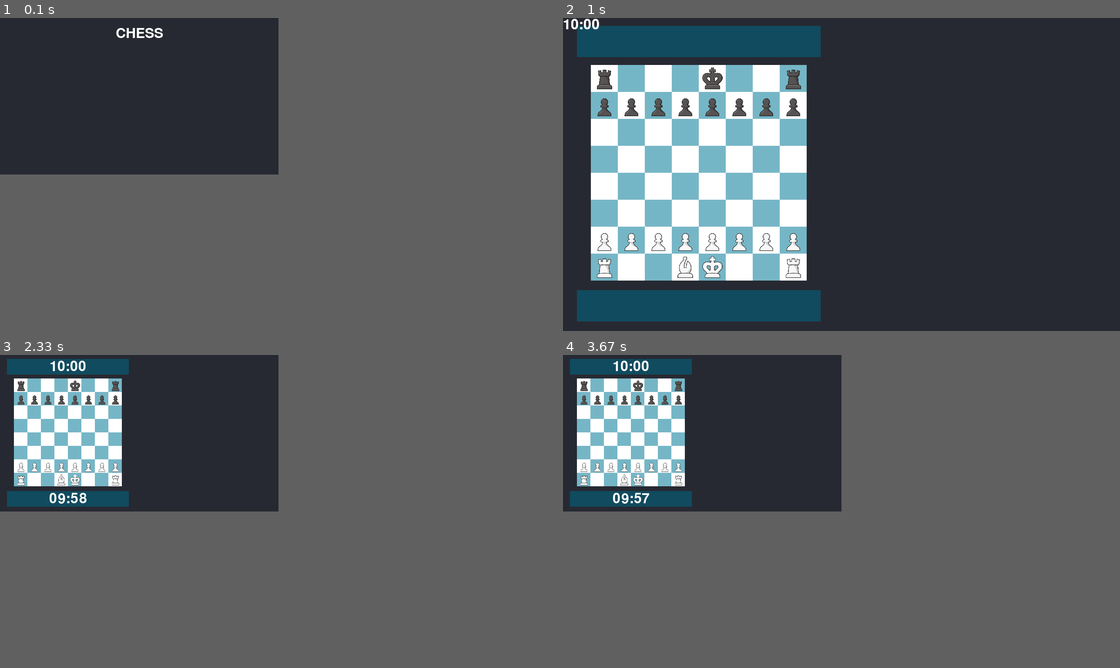
Above: before the commit, frames 1-4 (two rows, left to right).
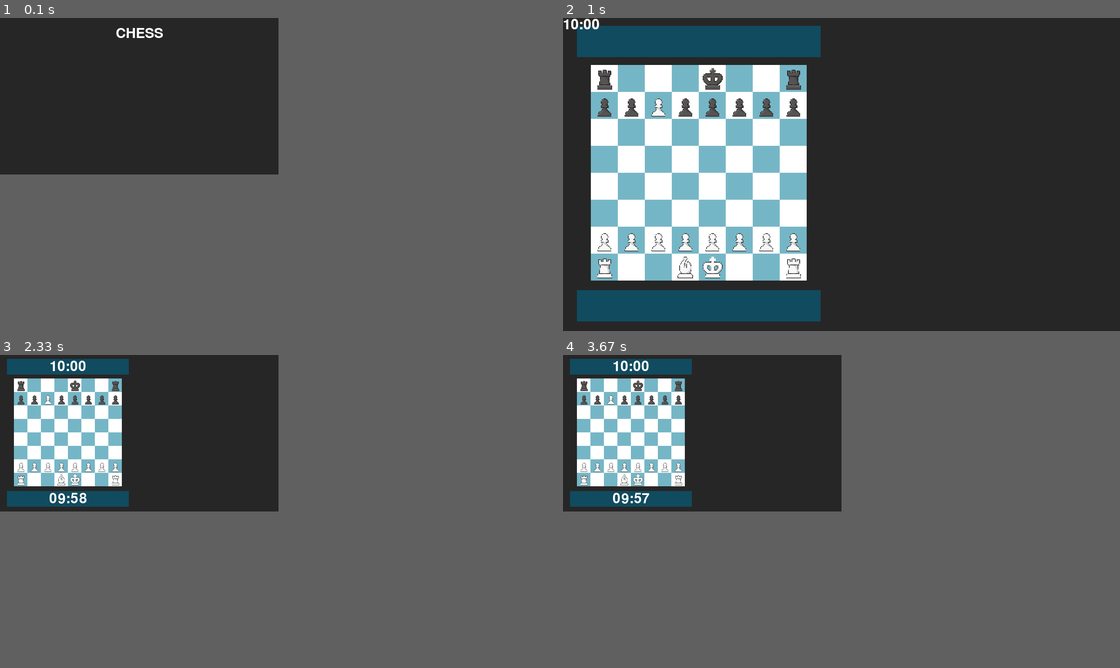
Above: after the commit, the same moments.

Repository: ElliotBDC/Project---1---Chess
Game: pygame game, started from main.py
Two runs of this game, one before a commit and one after it. Both use one fixed random seed, a clock stepped at 60 frames per second and the inputs below.
Inputs (mouse positions are in pixels of both pictures, inside the frame that each line leads up to):
- Up to frame 1 (0.1 s): no input
- Up to frame 2 (1 s): press the mouse at (702, 105) at 0.37 s; move the mouse to (668, 102) at 0.47 s; release the mouse at (635, 96) at 0.6 s; hold Esc from 0.67 s (still down); move the mouse to (613, 133) at 0.7 s
- Up to frame 3 (2.33 s): release Esc at 1.13 s; hold Esc 1.17-1.63 s; click (100, 401) at 2.22 s
- Up to frame 4 (3.67 s): press the mouse at (663, 401) at 2.53 s; move the mouse to (735, 411) at 2.63 s; release the mouse at (802, 420) at 2.77 s; press the mouse at (663, 401) at 2.87 s; move the mouse to (640, 401) at 2.97 s; release the mouse at (618, 401) at 3.1 s; click (635, 461) at 3.22 s

The runs differ from the first frame. In frame 2, 0.6% of the frame differs, in the area x 6-43%, y 15-84%; in frame 3, less than 0.1%; in frame 4, less than 0.1%.

Commit message:
Working on promotions

Diff:
--- a/main.py
+++ b/main.py
@@ -14,7 +14,7 @@
     return tuple(int(hex_color[i:i+2], 16) for i in (0, 2, 4))
 
 BACKGROUND_COLOUR_1 = hex_to_rgb('#262626')
-BACKGROUND_COLOUR_1 = hex_to_rgb('#272932')
+#BACKGROUND_COLOUR_1 = hex_to_rgb('#272932')
 BBLUE = hex_to_rgb('#75b6c6')
 NEW = hex_to_rgb('#114b5f')
 
@@ -89,6 +89,10 @@
         secondsLeft = "0" + str(secondsLeft)
     return (f"{minutes}:{secondsLeft}")
 
+# Variable used when pawn is promoted and player needs to choose replacing piece
+
+choice_making = False
+
 # Declaring the class for the chess board (functionality & design)
 
 class Board():
@@ -102,7 +106,7 @@
     black_king = [0, 4]
     board = [
     ['br', '', '', '', 'bk', '', '', 'br'],
-    ['bp', 'bp', 'bp', 'bp', 'bp', 'bp', 'bp', 'bp'],
+    ['bp', 'bp', 'wp', 'bp', 'bp', 'bp', 'bp', 'bp'],
     ['', '', '', '', '', '', '', ''],
     ['', '', '', '', '', '', '', ''],
     ['', '', '', '', '', '', '', ''],
@@ -112,12 +116,19 @@
     ]
     moves = []
     promotion_list = ['q', 'r', 'n', 'b']
+    onscreen_promotion_list = ['bq', 'br', 'bn', 'bb']
     white_king_moved = False
     black_king_moved = False
     rooks_moved = [False, False, False, False]
+    sizeOfPiece = ""
 
     def __init__(self) -> None:
         pass
+
+    def readjustPieces(self):
+        for index, piece in enumerate(images):
+            images[index][1] = pygame.transform.scale(piece[1], ((current_size[1]*0.7)/8.3, (current_size[1]*0.7)/8.3))
+        self.sizeOfPiece = (current_size[1]*0.7)/8.3
 
     def drawBoard(self, screen):
         self.box_dimen = (current_size[1]*0.7) // 8
@@ -136,10 +147,9 @@
                         if y == piece_held[0] and x == piece_held[1]:
                             ...
                         else:
-                            new_piece = pygame.transform.scale(piece[1], ((current_size[1]*0.7)/8.3, (current_size[1]*0.7)/8.3))
-                            piece_rect = new_piece.get_rect()
+                            piece_rect = piece[1].get_rect()
                             piece_rect.center = (current_size[0]*0.05+(x*self.box_dimen)+(0.5*self.box_dimen), 0.15*current_size[1]+(y*self.box_dimen)+(0.5*self.box_dimen))
-                            screen.blit(new_piece, piece_rect)
+                            screen.blit(piece[1], piece_rect)
 
     def isValidMove(self, piece, piece_pos, end_pos, optional_enpassant=False):
         #Checking to make sure program doesnt accidentally count the user placing the piece back on the same square as a move
@@ -393,7 +403,7 @@
         return True
 
     #Optional return means no change is made
-    def makeMove(self, piece_held, row_clicked, column_clicked, optional_return=False):
+    def makeMove(self, piece_held, row_clicked, column_clicked, optional_return=False, choice="", AI=False):
         boolean_validMove = self.isValidMove(piece_held[2], [piece_held[0], piece_held[1]], [row_clicked, column_clicked], optional_enpassant=True)
         if boolean_validMove == True:
             print("IS VALID MOVE YES: " + str(piece_held[2]))
@@ -426,6 +436,12 @@
                         else:
                             self.black_king = [piece_held[0], piece_held[1]]
                     return True
+                if (piece_held[2] == "wp" and row_clicked == 0) or (piece_held[2] == "bp" and row_clicked == 7):
+                    if AI == False:
+                        global choice_making
+                        choice_making = True
+                    self.board[row_clicked][column_clicked] = str(piece_held[2][0] + choice)
+
                 if piece_held[2] == "wk":
                     self.white_king = [row_clicked, column_clicked]
                     self.white_king_moved = True
@@ -581,7 +597,12 @@
 piece_lock = False
 piece_held = (9, 9, 'nn')
 
+# Check to see if promotions box is made yet
+flag_ismade = False
+
 board = Board()
+board.readjustPieces()
+pieces_rect = []
 
 while not done:
     for event in pygame.event.get():
@@ -593,6 +614,7 @@
 
             # Changing the screen size and ensuring elements change accordingly.
             if event.key == pygame.K_ESCAPE:
+
                 if fullscreen:
                     current_size = (screen_width*0.5,  screen_height*0.5)
                     pygame.display.set_mode(current_size)
@@ -603,7 +625,7 @@
                     pygame.display.set_mode(current_size, pygame.FULLSCREEN)
                     fullscreen = True
                     game_name_rect.center = (current_size[0] // 2, current_size[1] // 10)
-
+                board.readjustPieces()
             # Resets the board to its original state. NOTE: Should soon aim to integrate into board class
             if event.key == pygame.K_r:
                 board.board = deepcopy(classic_board)
@@ -624,7 +646,6 @@
                             column_clicked = int((mouse_pos[0]-board.board_x) // board.box_dimen)
                             row_clicked = int((mouse_pos[1]-board.board_y) // board.box_dimen)
                             board.makeMove(piece_held, row_clicked, column_clicked)
-                            print(board.makeMove(piece_held, row_clicked, column_clicked, True))
                             """
                             if board.isValidMove(piece_held[2], [piece_held[0], piece_held[1]], [row_clicked, column_clicked]) == True:
                                 board.board[piece_held[0]][piece_held[1]] = ""
@@ -638,7 +659,14 @@
                 hold_click = False
                 piece_lock = False
                 piece_held = (9, 9, 'nn')
-
+        elif choice_making == True:
+            if flag_ismade == True:
+                mouse_pos = pygame.mouse.get_pos()
+                if box3.x < mouse_pos[0] < box3.x+box3.width and box3.y < mouse_pos[1] < box3.y+box3.height:
+                    xpos_mouse = ((((mouse_pos[0]-box3.x-0.5*board.sizeOfPiece)/board.sizeOfPiece)-0.75) // 1)+1
+                    print(xpos_mouse)
+                    #choice_making = False
+                    #flag_ismade = False
     screen.fill(BACKGROUND_COLOUR_1)
     if current_state == HOME_SCREEN:
         screen.blit(text_surface, game_name_rect)
@@ -647,7 +675,20 @@
         ### DRAW THE BOARD
         box1 = pygame.draw.rect(screen, NEW, (board.board_x-current_size[0]*0.025, current_size[1]*0.025, (current_size[1]*0.7//8)*8+current_size[0]*0.05, current_size[1]*0.1))
         box2 = pygame.draw.rect(screen, NEW, (board.board_x-current_size[0]*0.025, current_size[1]*0.87, (current_size[1]*0.7)//8*8+current_size[0]*0.05, current_size[1]*0.1))
-
+        if choice_making == True:
+            box3 = pygame.draw.rect(screen, WHITE, [(board.board_x+0.5*board.board_width)-(2*board.sizeOfPiece)-(2.5*current_size[1]*0.01),
+                                             board.board_y+0.5*board.board_height-(0.5*board.sizeOfPiece) -(2*current_size[1]*0.01), 4*board.sizeOfPiece+(5*current_size[1]*0.01), board.sizeOfPiece+2*current_size[1]*0.01])
+            flag_ismade = True
+            count = 0
+            for piece in images:
+                if piece[0] == board.onscreen_promotion_list[count]:
+                     piece_rect = piece[1].get_rect()
+                     piece_rect.center = [box3.x+(count+0.75)*board.sizeOfPiece,
+                                          box3.y+0.5*box3.height]
+                     screen.blit(piece[1], piece_rect)
+                     count = count + 1
+                if count == 4:
+                    break
         #Timer
         if int(time.time() - newGame.startTime) > newGame.lastTime:
             """
